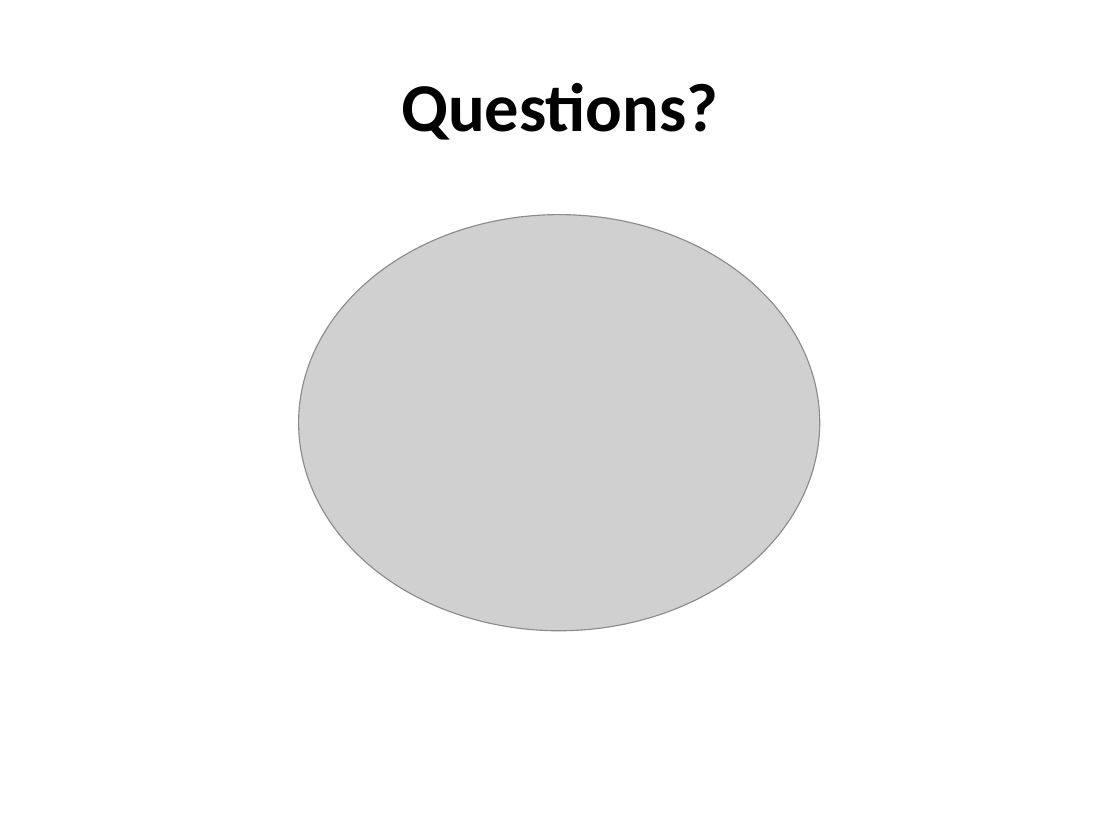
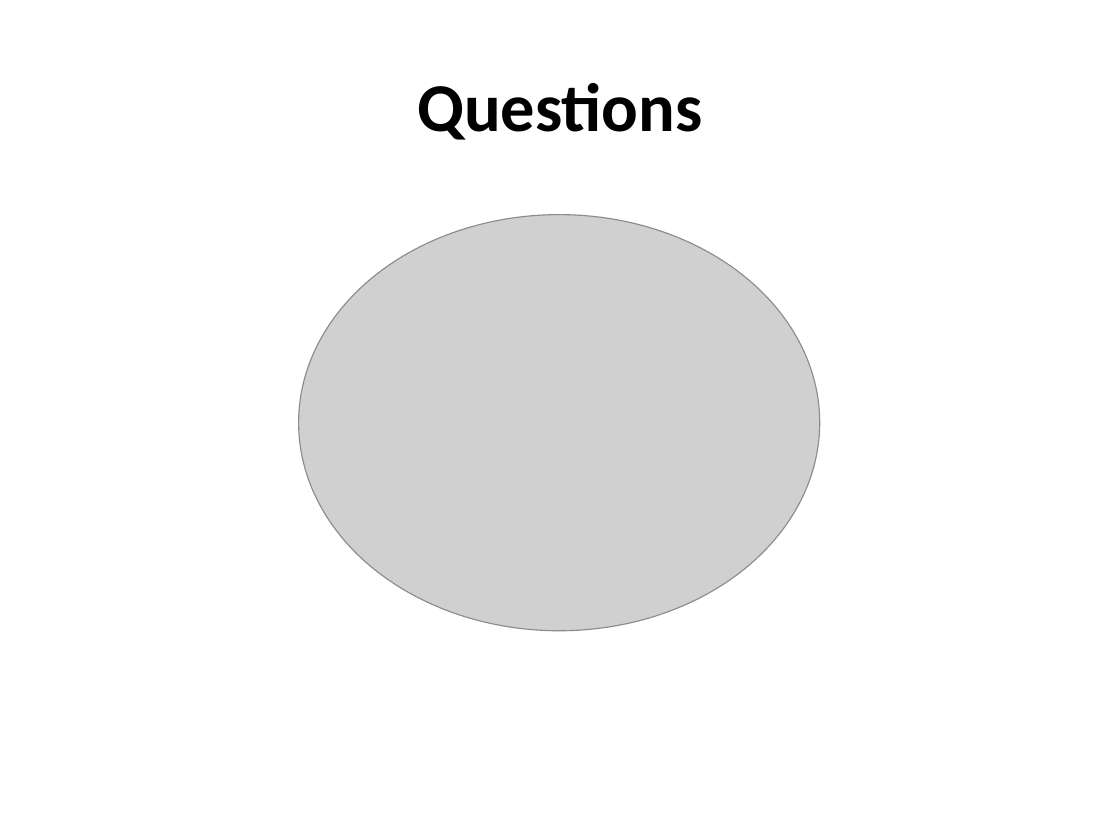
Before and after one commit to richelbilderbeek/Cer2016, a slide deck: slide 17 of doc/Cer2016_Femke Thon & Jolien Gay_V3.0.pptx (slide 12 before the commit). Drawn at 1120x840 pixels with LibreOffice and Linux fonts; fonts in the diff are those of the drawing; grey boxes stand for pictures; background and template pictures are left out. Boxes give left, top, right and bottom in pixels: in the first picture for what was removed or moved away, otherwise in the second. Text is boxed around its words. In the diff, an @@ line names an element or a change of style, - is before the commit and + after.

```diff
--- a/doc/Cer2016_Femke Thon & Jolien Gay_V3.0.pptx
+++ b/doc/Cer2016_Femke Thon & Jolien Gay_V3.0.pptx
@@ title at <box>417,83,702,140</box>: text changed @@
-Questions?
+Questions
```
Also in this commit, not shown: 6 other slides changed, 5 slides added, 1 slide removed, 6 other files.
